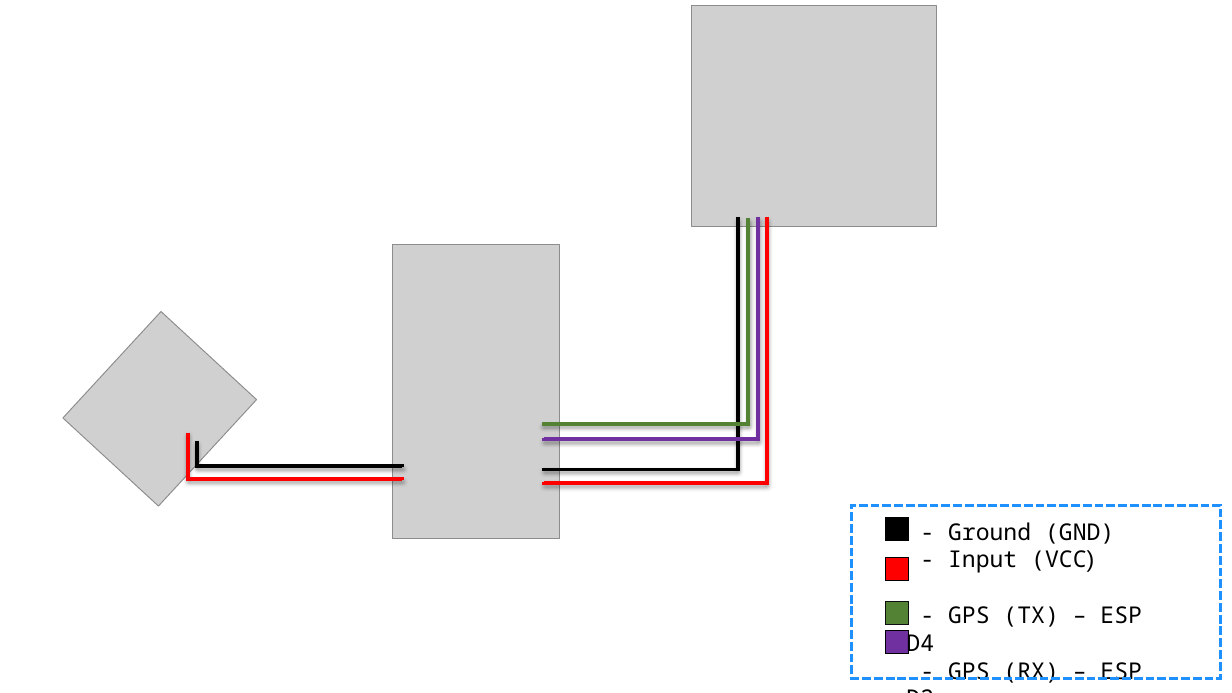
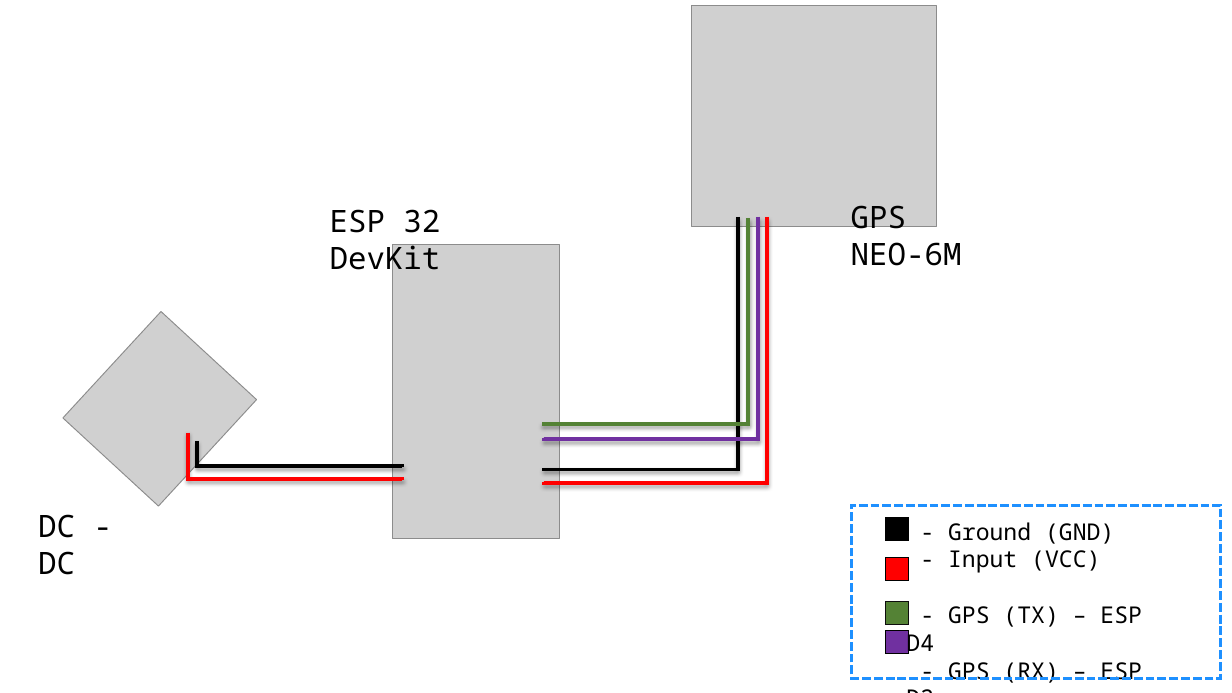
Before and after one commit to tech-creed/NSCET-ETRANSPORT-ESERVER, a slide deck: slide 1 of iOT-Code/ESP32-NEO6m/Esp32-Circuit.pptx. Drawn at 1232x693 pixels with LibreOffice and Linux fonts; fonts in the diff are those of the drawing; grey boxes stand for pictures. Boxes give left, top, right and bottom in pixels: in the first picture for what was removed or moved away, otherwise in the second. Text is boxed around its words. In the diff, an @@ line names an element or a change of style, - is before the commit and + after.

```diff
--- a/iOT-Code/ESP32-NEO6m/Esp32-Circuit.pptx
+++ b/iOT-Code/ESP32-NEO6m/Esp32-Circuit.pptx
@@ text added at bbox=[330, 209, 441, 278], 24 pt, text #000000 @@
+ESP 32 DevKit
@@ text added at bbox=[851, 205, 962, 266], 24 pt, text #000000 @@
+GPS NEO-6M
@@ text added at bbox=[38, 514, 75, 575], 24 pt, text #000000 @@
+DC - DC
@@ text at bbox=[948, 550, 1100, 573]: font Arial to Noto Sans Mono in "(VCC)" @@
```
